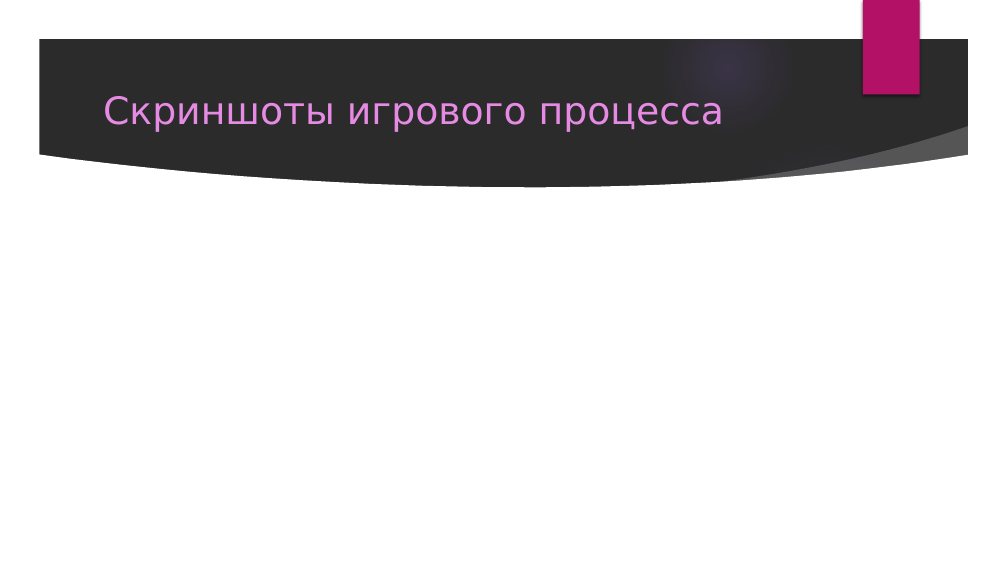
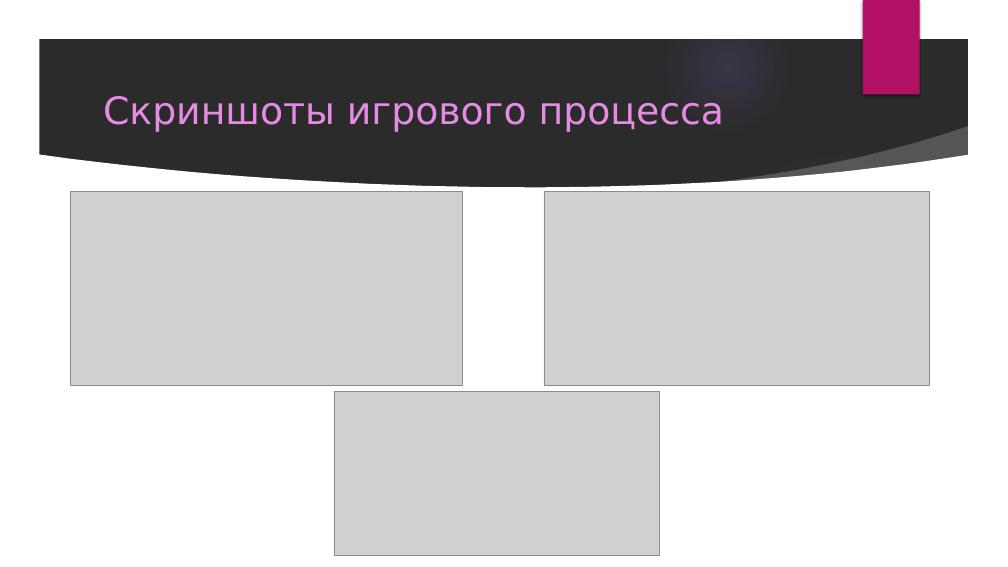
Before and after one commit to PenzaStreetGames/TriggerTrap, a slide deck: slide 7 of Проект по Samsung.pptx. Drawn at 1008x567 pixels with LibreOffice and Linux fonts; fonts in the diff are those of the drawing; grey boxes stand for pictures; background and template pictures are left out; a plain dark background stands for a picture behind light text. Boxes give left, top, right and bottom in pixels: in the first picture for what was removed or moved away, otherwise in the second. Text is boxed around its words. In the diff, an @@ line names an element or a change of style, - is before the commit and + after.

```diff
--- a/Проект по Samsung.pptx
+++ b/Проект по Samsung.pptx
@@ picture added at bbox=[70, 191, 463, 385] @@
@@ picture added at bbox=[544, 191, 930, 385] @@
@@ picture added at bbox=[334, 392, 660, 556] @@
```
Also in this commit, not shown: 2 other files.
